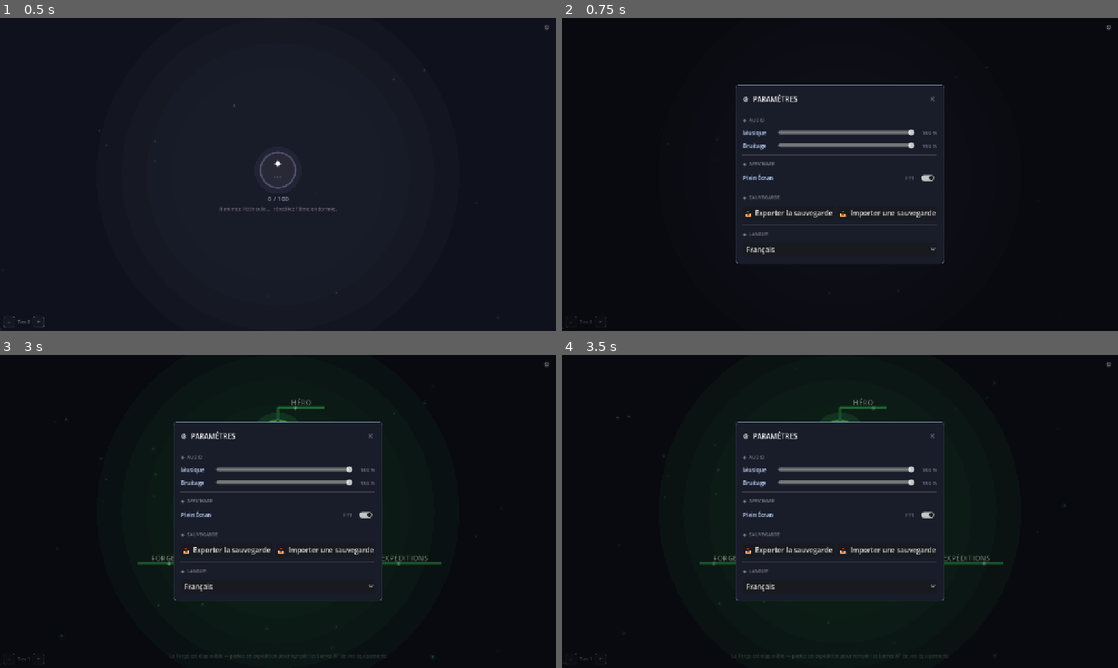
Above: before the commit, frames 1-4 (two rows, left to right).
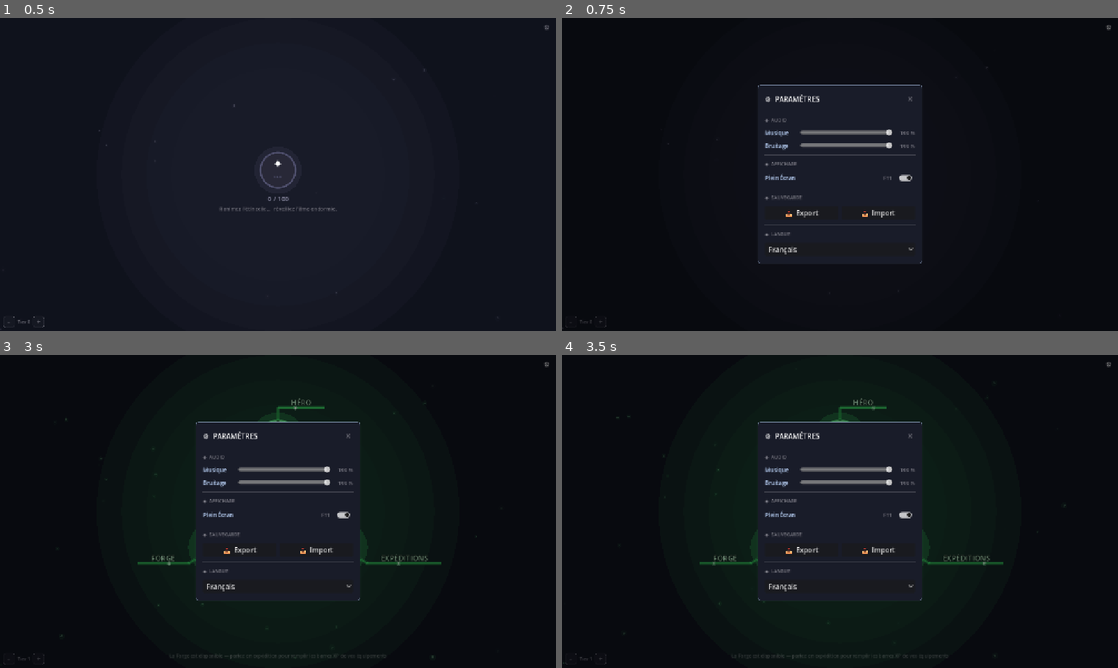
Above: after the commit, the same moments.

Repository: Rhend/Reliquary
Game: Godot game, scene res://scenes/village/village.tscn
The game is run twice, just before and just after one commit, with the same random seed, the same clock (stepped at 60 frames per second) and the same inputs.
Inputs:
- Up to frame 1 (0.5 s): no input
- Up to frame 2 (0.75 s): click "⚙" at 0.5 s
- Up to frame 3 (3 s): click "−" at 1.25 s; click "+" at 2 s; click "⚙" at 2.75 s
- Up to frame 4 (3.5 s): no input

Frame 1 is identical in both runs. In frame 2, 1.9% of the frame differs, in the area x 31-69%, y 21-79%; in frame 3, 2.0%; in frame 4, 2.0%.

Commit message:
fix(i18n): Export / Import identiques en FR et EN
Libellés raccourcis « Export » / « Import » dans les deux langues
(ils tiennent mieux sur la ligne partagée du panneau Paramètres).

Co-Authored-By: Claude Fable 5 <noreply@anthropic.com>

Diff:
--- a/scripts/autoloads/Translations.gd
+++ b/scripts/autoloads/Translations.gd
@@ -223,8 +223,8 @@
 		"settings.display":       "◆  AFFICHAGE",
 		"settings.fullscreen":    "Plein Écran",
 		"settings.save":          "◆  SAUVEGARDE",
-		"settings.export":        "📤  Exporter la sauvegarde",
-		"settings.import":        "📥  Importer une sauvegarde",
+		"settings.export":        "📤  Export",
+		"settings.import":        "📥  Import",
 		"settings.language":      "◆  LANGUE",
 		"settings.lang.fr":       "Français",
 		"settings.lang.en":       "English",
@@ -448,8 +448,8 @@
 		"settings.display":       "◆  DISPLAY",
 		"settings.fullscreen":    "Fullscreen",
 		"settings.save":          "◆  SAVE",
-		"settings.export":        "📤  Export save",
-		"settings.import":        "📥  Import save",
+		"settings.export":        "📤  Export",
+		"settings.import":        "📥  Import",
 		"settings.language":      "◆  LANGUAGE",
 		"settings.lang.fr":       "Français",
 		"settings.lang.en":       "English",
